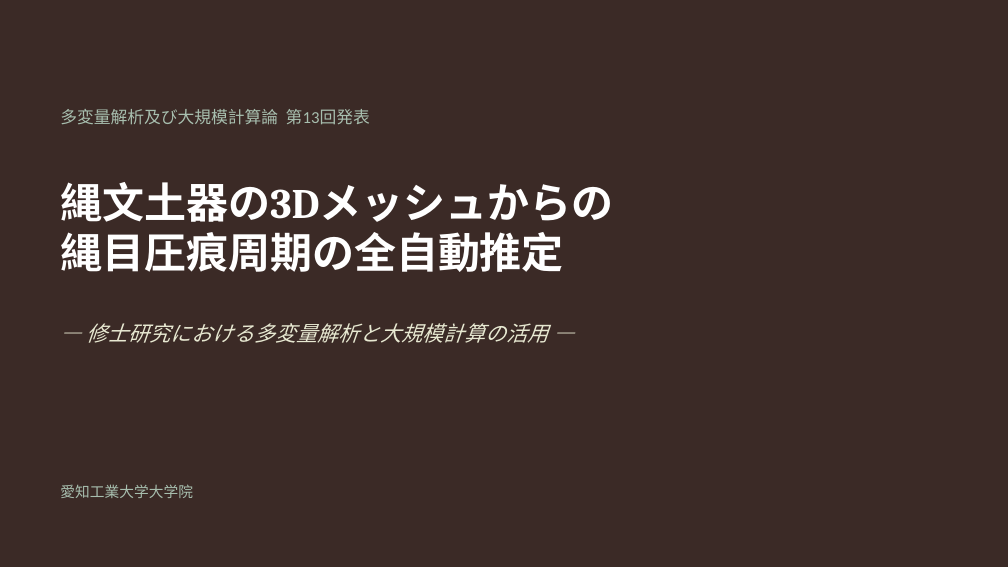
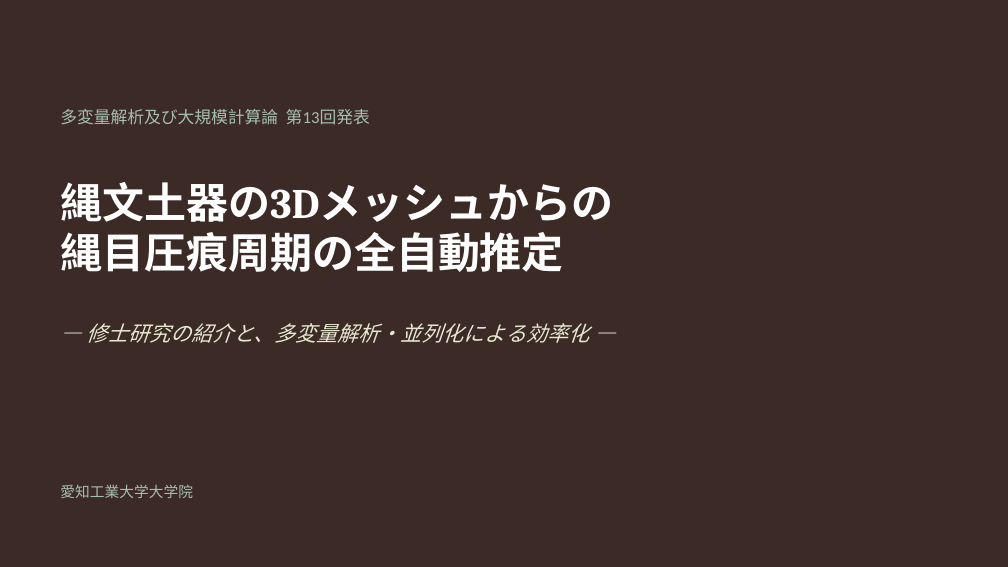
Before and after one commit to Ryusan09/MultivariatAanalysis, a slide deck: slide 1 of 13/第13回発表_修士研究と大規模計算.pptx. Drawn at 1008x567 pixels with LibreOffice and Linux fonts; fonts in the diff are those of the drawing. Boxes give left, top, right and bottom in pixels: in the first picture for what was removed or moved away, otherwise in the second. Text is boxed around its words. In the diff, an @@ line names an element or a change of style, - is before the commit and + after.

```diff
--- a/13/第13回発表_修士研究と大規模計算.pptx
+++ b/13/第13回発表_修士研究と大規模計算.pptx
@@ text at <box>86,323,589,343</box>: text changed @@
-— 修士研究における多変量解析と大規模計算の活用 —
+— 修士研究の紹介と、多変量解析・並列化による効率化 —
```
Also in this commit, not shown: 5 other slides changed.
